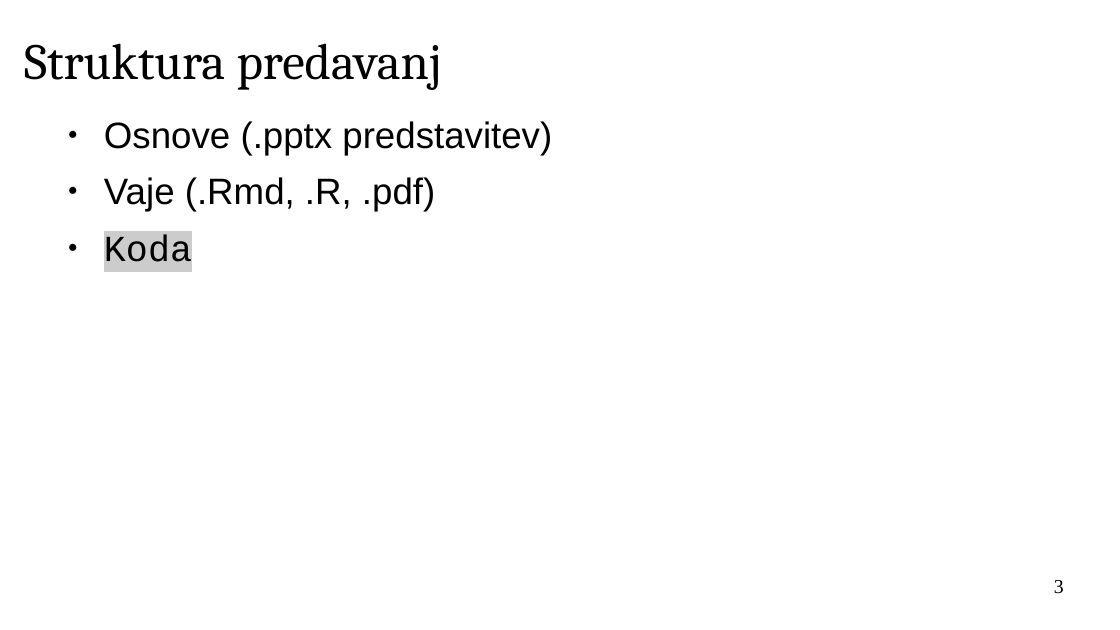
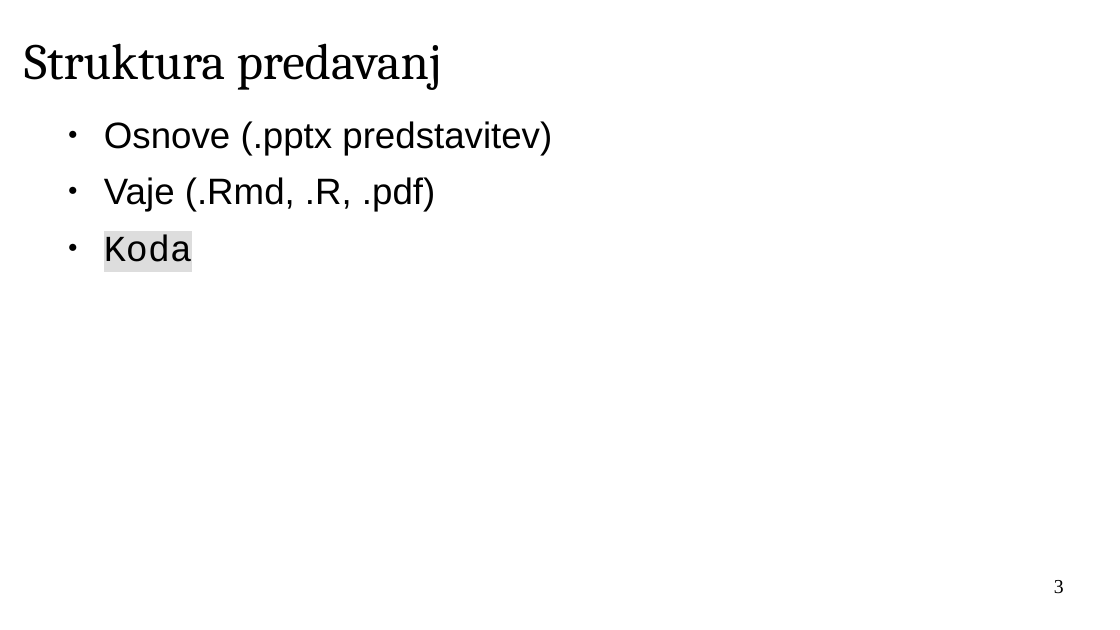
Before and after one commit to janaobsteter/R_tecaj, a slide deck: slide 3 of IT_Rtecaj_ModulA.odp. Drawn at 1120x630 pixels with LibreOffice and Linux fonts; fonts in the diff are those of the drawing; background and template pictures are left out. Boxes give left, top, right and bottom in pixels: in the first picture for what was removed or moved away, otherwise in the second. Text is boxed around its words. In the diff, an @@ line names an element or a change of style, - is before the commit and + after.

```diff
--- a/IT_Rtecaj_ModulA.odp
+++ b/IT_Rtecaj_ModulA.odp
@@ text at <box>104,235,192,262</box>: highlight #CCCCCC to #DDDDDD in "Koda" @@
```
Also in this commit, not shown: 7 other slides changed, 3 other files.
